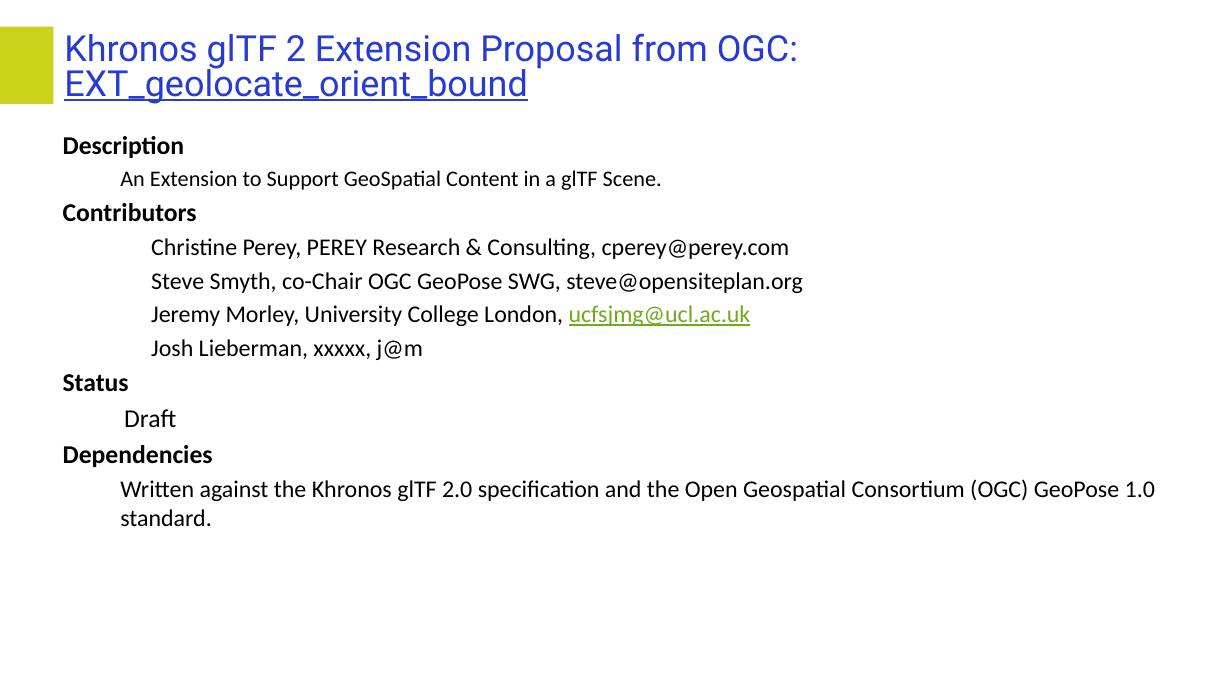
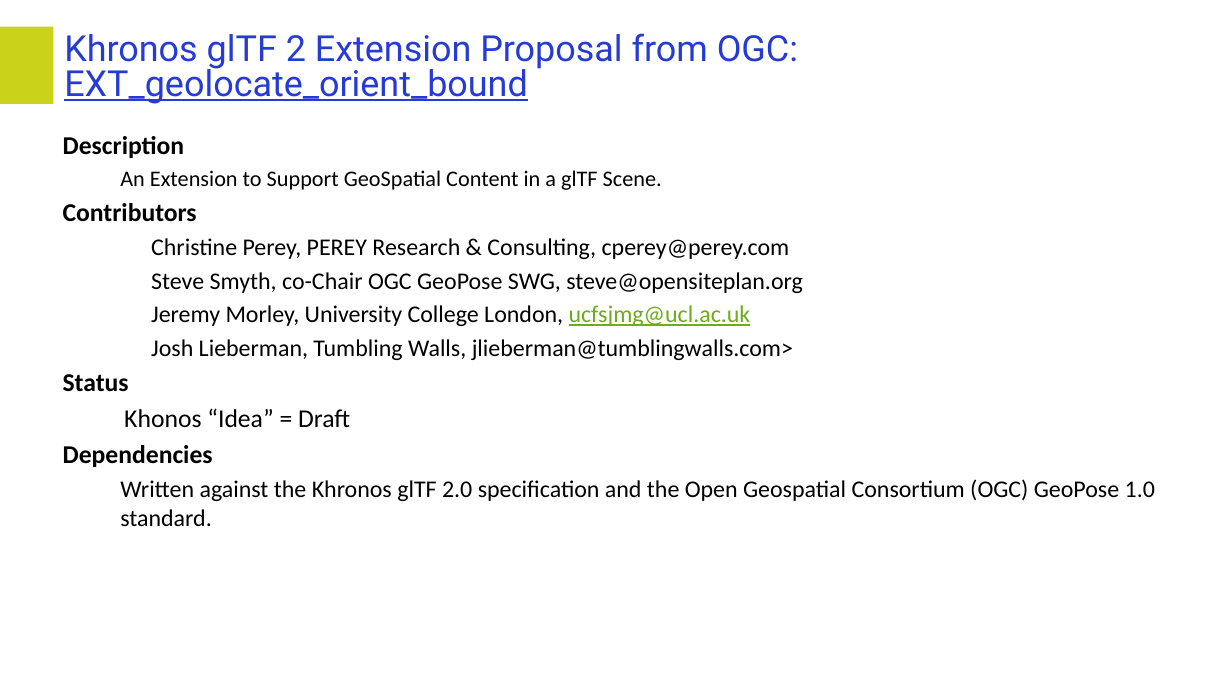
Before and after one commit to opengeospatial/GeoPose, a slide deck: slide 3 of Presentations/Boulder_2025/2025_October_glTF.pptx. Drawn at 1232x693 pixels with LibreOffice and Linux fonts; fonts in the diff are those of the drawing; background and template pictures are left out. Boxes give left, top, right and bottom in pixels: in the first picture for what was removed or moved away, otherwise in the second. Text is boxed around its words. In the diff, an @@ line names an element or a change of style, - is before the commit and + after.

```diff
--- a/Presentations/Boulder_2025/2025_October_glTF.pptx
+++ b/Presentations/Boulder_2025/2025_October_glTF.pptx
@@ text at [151,339,793,360]: text changed @@
-  Josh Lieberman, xxxxx, j@m
+  Josh Lieberman, Tumbling Walls, jlieberman@tumblingwalls.com>
@@ text at [124,408,350,428]: text changed @@
-Draft
+Khonos “Idea” = Draft
```
Also in this commit, not shown: 2 other slides changed, 1 other file.
